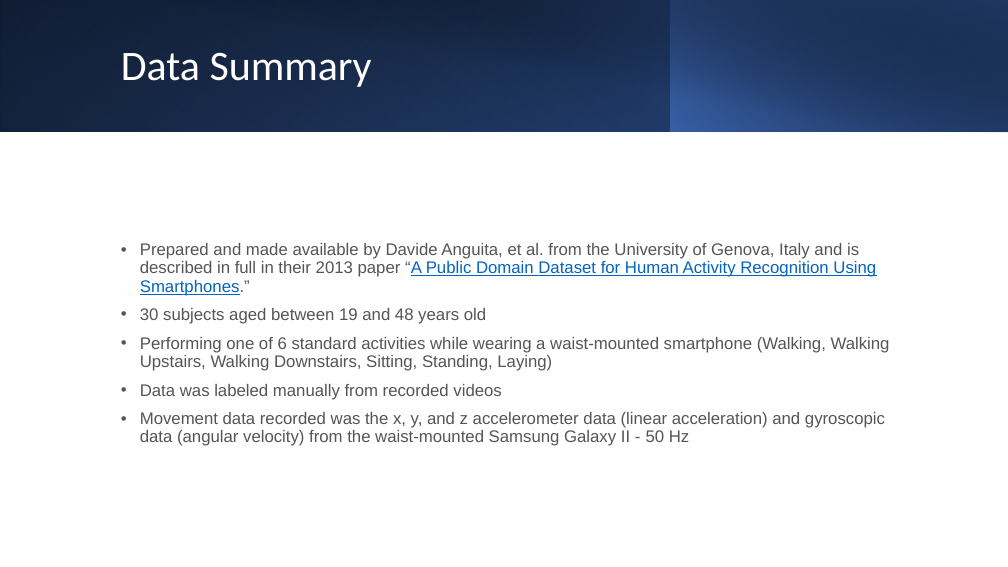
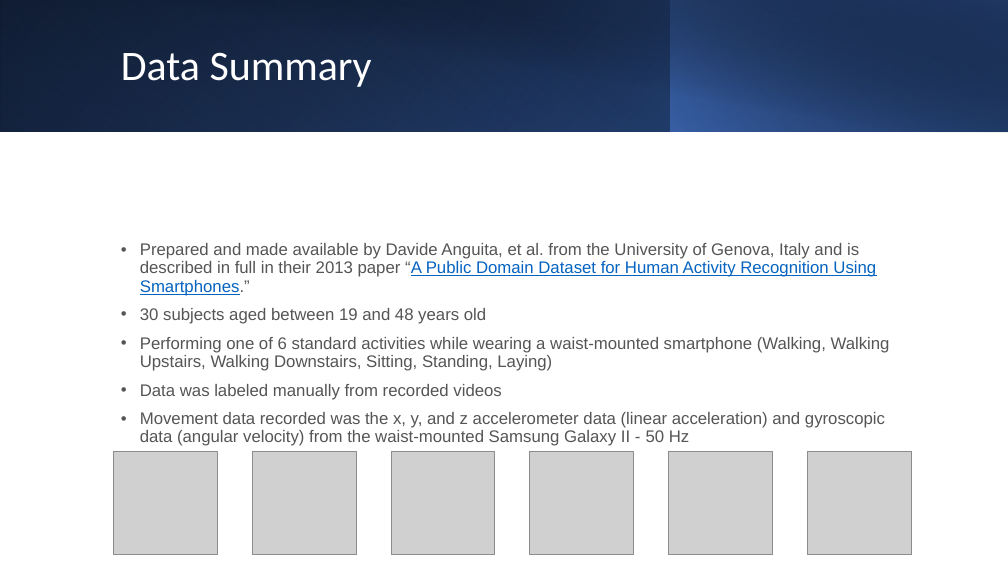
Before and after one commit to Entspannter/CrispCerebella, a slide deck: slide 2 of Presentations/Meeting 24_07_2021 Presentation.pptx. Drawn at 1008x567 pixels with LibreOffice and Linux fonts; fonts in the diff are those of the drawing; grey boxes stand for pictures. Boxes give left, top, right and bottom in pixels: in the first picture for what was removed or moved away, otherwise in the second. Text is boxed around its words. In the diff, an @@ line names an element or a change of style, - is before the commit and + after.

```diff
--- a/Presentations/Meeting 24_07_2021 Presentation.pptx
+++ b/Presentations/Meeting 24_07_2021 Presentation.pptx
@@ picture added at (x1=113, y1=451, x2=217, y2=555) @@
@@ picture added at (x1=253, y1=451, x2=356, y2=555) @@
@@ picture added at (x1=391, y1=451, x2=495, y2=555) @@
@@ picture added at (x1=530, y1=451, x2=634, y2=555) @@
@@ picture added at (x1=669, y1=451, x2=773, y2=555) @@
@@ picture added at (x1=808, y1=451, x2=911, y2=555) @@
```
Also in this commit, not shown: 3 other slides changed, 1 slide added.
